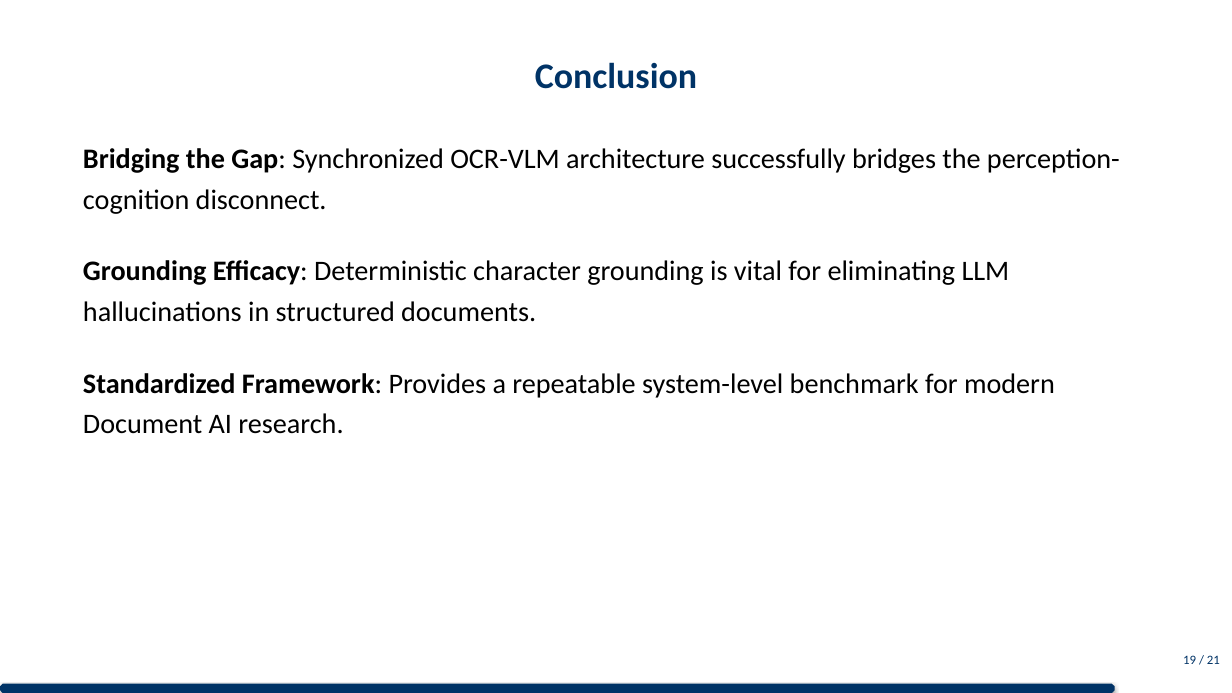
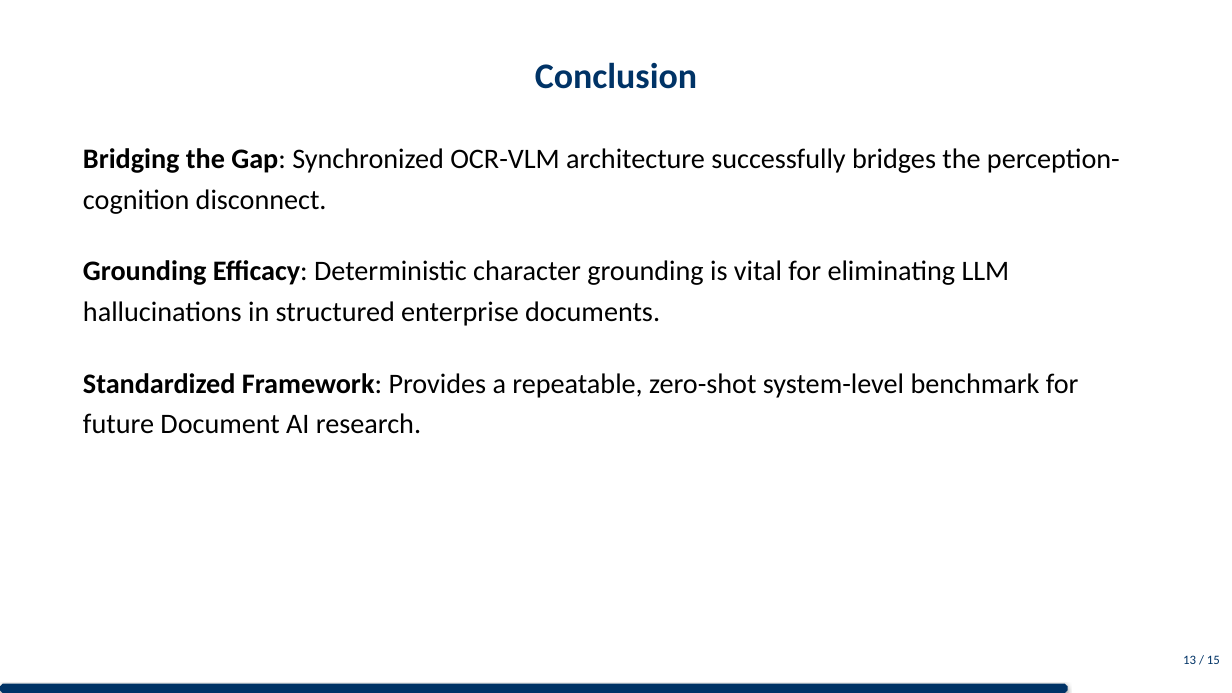
Before and after one commit to DESMOND135/DOCVQA-RAG-PERCEPTION-BENCHMARK, a slide deck: slide 14 of MAIN/presentation/presentation.pptx (slide 20 before the commit). Drawn at 1232x693 pixels with LibreOffice and Linux fonts; fonts in the diff are those of the drawing. Boxes give left, top, right and bottom in pixels: in the first picture for what was removed or moved away, otherwise in the second. Text is boxed around its words. In the diff, an @@ line names an element or a change of style, - is before the commit and + after.

```diff
--- a/MAIN/presentation/presentation.pptx
+++ b/MAIN/presentation/presentation.pptx
@@ text at (83, 260, 1079, 434): text changed @@
-Grounding Efficacy: Deterministic character grounding is vital for eliminating LLM hallucinations in structured documents.
-Standardized Framework: Provides a repeatable system-level benchmark for modern Document AI research.
+Grounding Efficacy: Deterministic character grounding is vital for eliminating LLM hallucinations in structured enterprise documents.
+Standardized Framework: Provides a repeatable, zero-shot system-level benchmark for future Document AI research.
@@ text at (1183, 655, 1220, 664): text changed @@
-19 / 21
+13 / 15
@@ octagon: place and size @@
-octagon at (0, 684, 1115, 693)
+octagon at (0, 684, 1068, 693)
```
Also in this commit, not shown: 12 other slides changed, 1 slide added, 7 slides removed, 23 other files.
